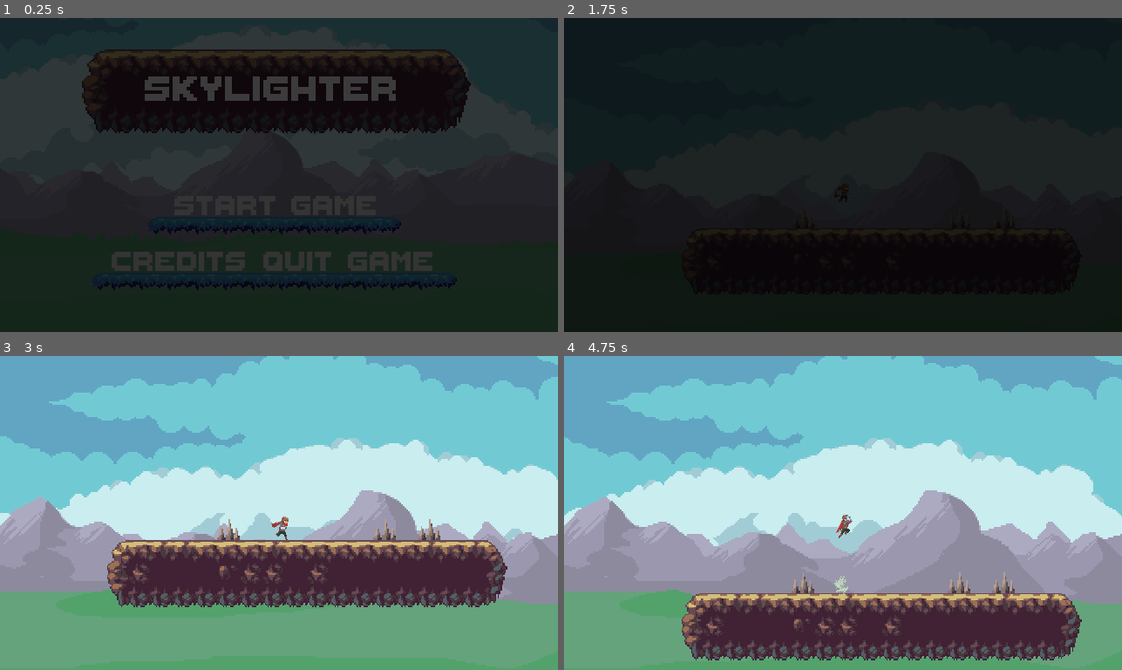
Above: before the commit, frames 1-4 (two rows, left to right).
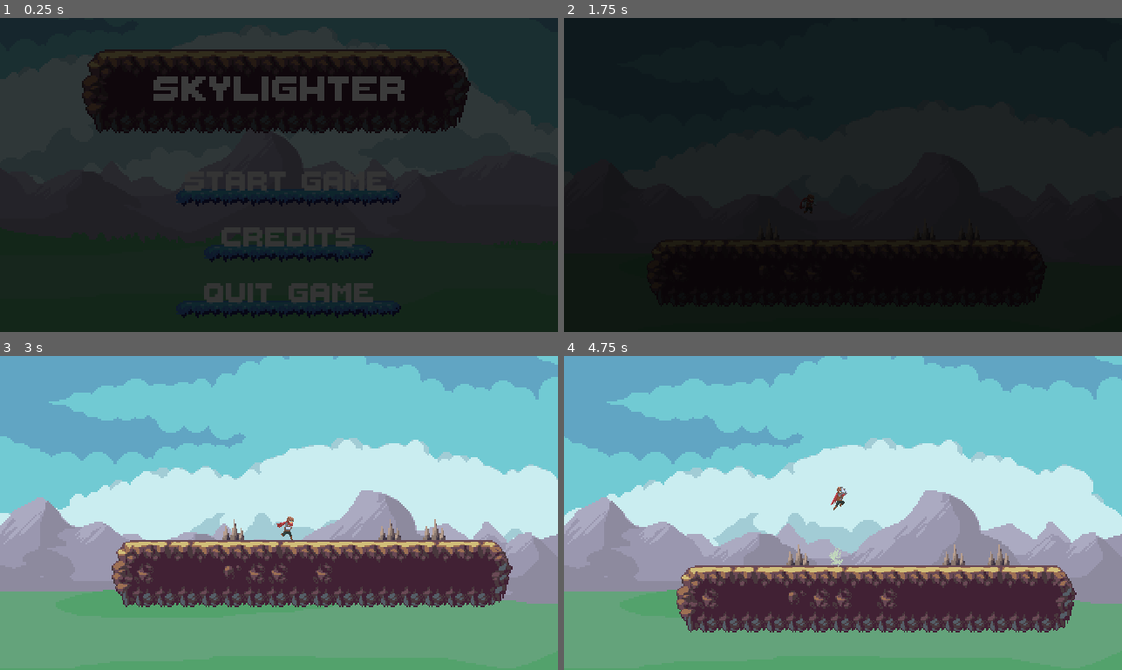
Above: after the commit, the same moments.

Repository: strangerthandev115/HackMT2024
Game: Godot game, scene res://scenes/main/main.tscn
The game is run twice, just before and just after one commit, with the same random seed, the same clock (stepped at 60 frames per second) and the same inputs.
Inputs:
- Up to frame 1 (0.25 s): no input
- Up to frame 2 (1.75 s): click "Start Game" at 0.5 s; click "Start Game" at 1.25 s
- Up to frame 3 (3 s): hold Down (crouch) 2.03-2.78 s; hold Right (right) from 2.03 s (still down); tap Space (jump) at 2.27 s; tap Down (crouch) at 2.85 s
- Up to frame 4 (4.75 s): tap Space (jump) at 3.02, 4.52 s; release Right (right) at 3.53 s; hold Left (left) 3.53-4.28 s; hold Down (crouch) 3.53-4.28 s; hold Right (right) from 4.28 s (still down); tap Down (crouch) at 4.35 s

The runs differ from the first frame. In frame 1, 7.7% of the frame differs, in the area x 17-82%, y 18-96%; in frame 2, less than 0.1%; in frame 3, 5.4%; in frame 4, 17%, in the area x 20-93%, y 41-97%.

Commit message:
smooth operator
(camera)

Diff:
--- a/scenes/menu/menu.tscn
+++ b/scenes/menu/menu.tscn
@@ -180,20 +180,21 @@
 position = Vector2(-2, 2)
 tile_set = SubResource("TileSet_dys3a")
 format = 2
-layer_0/tile_data = PackedInt32Array(65539, 0, 0, 131075, 0, …(670 unchanged characters)… 6, 0, 65550, 65536, 0, 65551, 65536, 0, 458766, 851968, 2, 458759, 786432, 2, 458760, 720896, 2, 458761, 786432, 2, 458763, 786432, 2, 458765, 786432, 2, 458764, 720896, 2, 458762, 720896, 2, 458757, 655360, 2, 458758, 720896, 2, 589827, 655360, 2, 589840, 851968, 2, 589828, 720896, 2, 589830, 720896, 2, 589832, 720896, 2, 589834, 720896, 2, 589836, 720896, 2, 589838, 720896, 2, 589829, 786432, 2, 589831, 786432, 2, 589833, 786432, 2, 589835, 786432, 2, 589837, 786432, 2, 589839, 786432, 2)
+layer_0/tile_data = PackedInt32Array(65539, 0, 0, 131075, 0, …(670 unchanged characters)… 6, 0, 65550, 65536, 0, 65551, 65536, 0, 393223, 720896, 2, 393224, 720896, 2, 393225, 720896, 2, 393226, 720896, 2, 393227, 720896, 2, 393228, 720896, 2, 393229, 720896, 2, 524296, 720896, 2, 524297, 720896, 2, 524298, 720896, 2, 524299, 720896, 2, 524300, 786432, 2, 655367, 720896, 2, 655368, 720896, 2, 655369, 720896, 2, 655370, 720896, 2, 655371, 720896, 2, 655372, 720896, 2, 393230, 851968, 2, 655373, 786432, 2, 655366, 655360, 2, 524295, 655360, 2, 393222, 655360, 2, 524301, 851968, 2, 655374, 851968, 2)
 
 [node name="StartGame" type="Button" parent="TitleNameMap"]
-offset_left = 89.0
-offset_top = 94.0
-offset_right = 234.0
-offset_bottom = 118.0
+offset_left = 95.0
+offset_top = 80.0
+offset_right = 240.0
+offset_bottom = 104.0
+size_flags_horizontal = 4
 theme = SubResource("Theme_npxxk")
 text = "Start Game"
 
 [node name="TitleText" type="RichTextLabel" parent="TitleNameMap"]
-offset_left = 85.0
+offset_left = 90.0
 offset_top = 24.0
-offset_right = 248.0
+offset_right = 253.0
 offset_bottom = 64.0
 theme = ExtResource("4_ylmq2")
 theme_override_font_sizes/normal_font_size = 32
@@ -204,10 +205,10 @@
 anchor_top = 0.5
 anchor_right = 1.0
 anchor_bottom = 0.5
-offset_left = 64.0
-offset_top = 126.0
-offset_right = 147.0
-offset_bottom = 150.0
+offset_left = 127.0
+offset_top = 112.0
+offset_right = 210.0
+offset_bottom = 136.0
 grow_horizontal = 2
 grow_vertical = 2
 size_flags_horizontal = 4
@@ -216,10 +217,10 @@
 text = "Credits"
 
 [node name="QuitGame" type="Button" parent="TitleNameMap"]
-offset_left = 148.0
-offset_top = 126.0
-offset_right = 258.0
-offset_bottom = 150.0
+offset_left = 114.0
+offset_top = 144.0
+offset_right = 224.0
+offset_bottom = 168.0
 theme = SubResource("Theme_npxxk")
 text = "Quit Game"
 
--- a/scenes/player/player.tscn
+++ b/scenes/player/player.tscn
@@ -409,6 +409,7 @@
 position = Vector2(0, -17.5)
 sprite_frames = ExtResource("1_fgoj4")
 animation = &"idle"
+frame = 1
 
 [node name="AnimationPlayer" type="AnimationPlayer" parent="."]
 libraries = {
@@ -454,6 +455,7 @@
 [node name="Camera2D" type="Camera2D" parent="."]
 position = Vector2(0, -43)
 offset = Vector2(0, 6)
+position_smoothing_enabled = true
 
 [node name="Effects" type="Node2D" parent="."]
 
